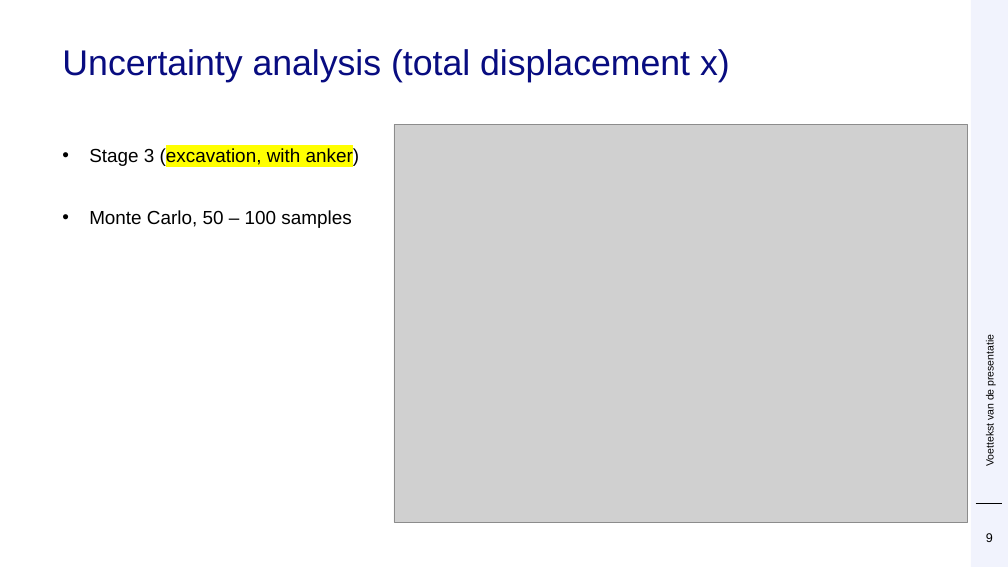
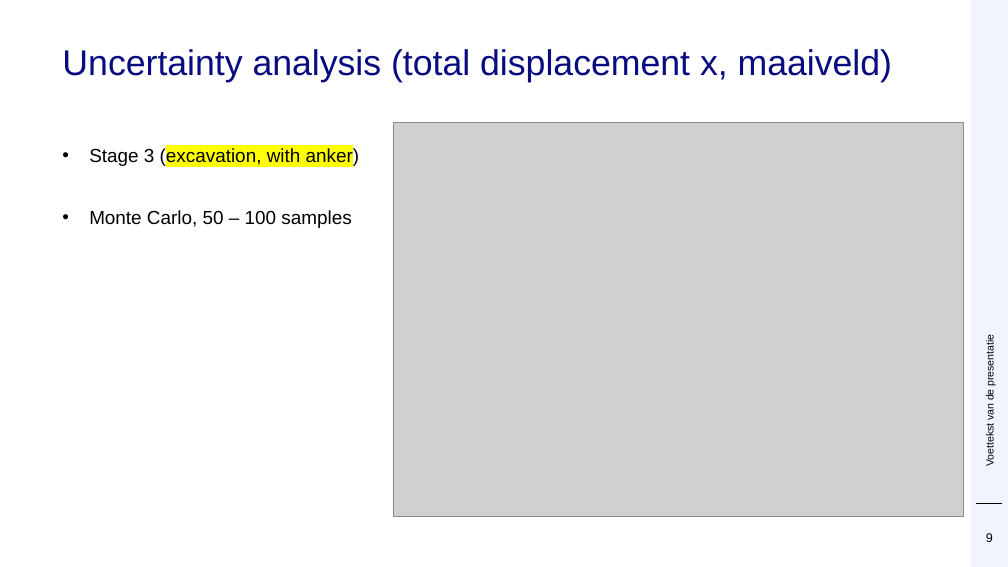
Before and after one commit to Deltares/ProbabilisticLibrary, a slide deck: slide 9 of sources/Deltares.Probabilistic.PWrapper.Examples/kratos/Sheet pile.pptx. Drawn at 1008x567 pixels with LibreOffice and Linux fonts; fonts in the diff are those of the drawing; grey boxes stand for pictures; background and template pictures are left out. Boxes give left, top, right and bottom in pixels: in the first picture for what was removed or moved away, otherwise in the second. Text is boxed around its words. In the diff, an @@ line names an element or a change of style, - is before the commit and + after.

```diff
--- a/sources/Deltares.Probabilistic.PWrapper.Examples/kratos/Sheet pile.pptx
+++ b/sources/Deltares.Probabilistic.PWrapper.Examples/kratos/Sheet pile.pptx
@@ title at [62,49,892,82]: text changed @@
-Uncertainty analysis (total displacement x)
+Uncertainty analysis (total displacement x, maaiveld)
@@ picture: place and size @@
-picture at [394,125,967,523]
+picture at [393,123,963,517]
```
Also in this commit, not shown: 12 other slides changed, 1 slide removed.
